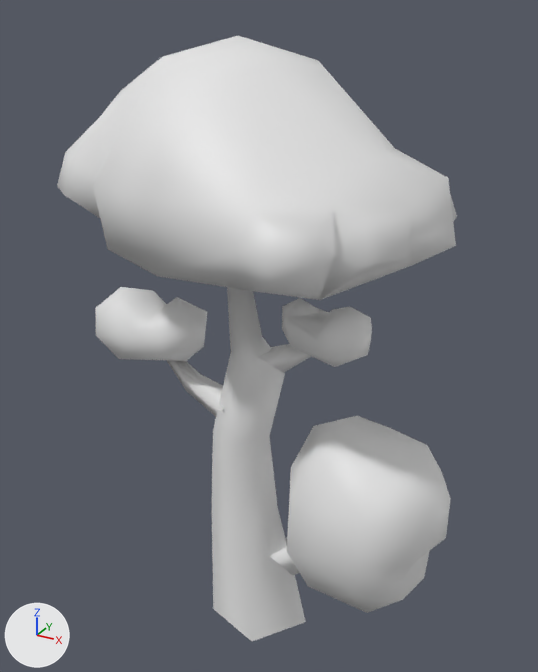
Two versions of the OBJ model Assets/WorkAssets/Terrain/Mesh/v_tree_07.obj, one commit apart.
The view is the same before and after, from a 50 mm camera at (0.792, -1.367, 1.488) aimed at (0.012, 0.052, 0.779). Arrows for +X, +Y and +Z are at lower left; the lights stay in place. Where no turn or scale is listed for an object, it has been applied to the vertices.

The older version as bpy lines, for what is in view:
```python
me_v_tree_07 = bpy.data.meshes.new('v_tree_07')
me_v_tree_07.from_pydata(...)  # 214 vertices, 308 faces; spans x -0.45..0.49, y -0.328..0.328, z -0.001..1.44
me_v_tree_07.polygons.foreach_set('use_smooth', [True] * 308)
ob_v_tree_07 = bpy.data.objects.new('v_tree_07', me_v_tree_07)
ob_v_tree_07.location = (0.0, 0.0, 0.0)
```
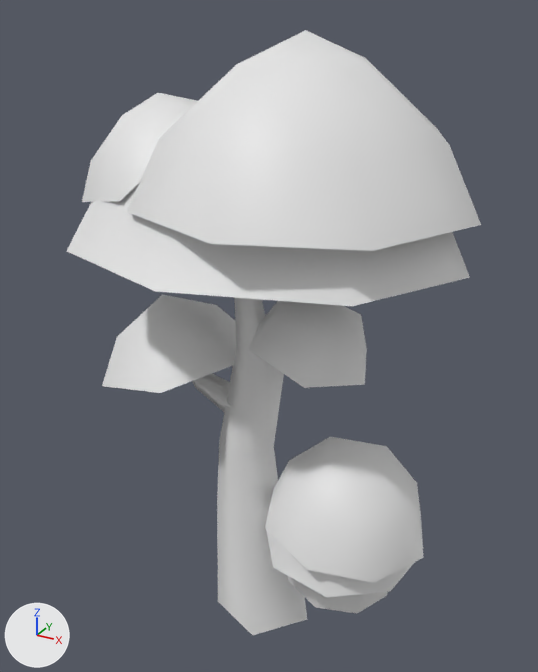
The change, as a list of edits to the scene's bpy script:
```text
Change me_v_tree_07:
    used by ob_v_tree_07; location = (0.0, 0.0, 0.0)
    remove me_v_tree_07.from_pydata(...)  # 214 vertices, 308 faces; spans x -0.45..0.49, y -0.328..0.328, z -0.001..1.44
    add me_v_tree_07.from_pydata(...)  # 172 vertices, 153 faces; spans x -0.466..0.481, y -0.328..0.376, z -0.001..1.45
    me_v_tree_07 part 1: the loose piece of 83 vertices spanning x -0.45..0.444, y -0.328..0.328, z 0.975..1.44 is rebuilt with 16 vertices and now spans x -0.466..0.476, y -0.328..0.355, z 1.008..1.287
    me_v_tree_07 part 2: the loose piece of 43 vertices spanning x 0.098..0.49, y -0.184..0.184, z 0.178..0.632 is rebuilt with 21 vertices and now spans x 0.052..0.447, y -0.199..0.193, z 0.344..0.583
    me_v_tree_07 part 3: the loose piece of 25 vertices spanning x 0.073..0.287, y -0.071..0.071, z 0.771..0.912 is rebuilt with 13 vertices and now spans x 0.002..0.283, y -0.125..0.152, z 0.748..0.914
    me_v_tree_07 part 4: the loose piece of 22 vertices spanning x -0.1..0.149, y -0.123..0.129, z -0.001..1.268 is rebuilt with 24 vertices and now spans x -0.102..0.149, y -0.105..0.146, z -0.001..1.271
    me_v_tree_07 part 5: the loose piece of 7 vertices spanning x -0.335..-0.058, y -0.052..0.047, z 0.537..0.775 is rebuilt with 7 vertices and now spans x -0.256..-0.032, y -0.025..0.073, z 0.529..0.708
    me_v_tree_07 part 6: the loose piece of 4 vertices spanning x 0.02..0.239, y -0.028..0.035, z 0.716..0.853 is rebuilt with 4 vertices and now spans x 0.009..0.208, y -0.008..0.055, z 0.719..0.849
    me_v_tree_07 part 7: the loose piece of 4 vertices spanning x 0.049..0.316, y -0.041..0.048, z 0.132..0.333 is rebuilt with 4 vertices and now spans x 0.047..0.219, y -0.022..0.066, z 0.126..0.361
    me_v_tree_07 part 8: a new loose piece of 21 vertices spanning x -0.269..0.481, y -0.325..0.376, z 1.117..1.45
    me_v_tree_07 part 9: a new loose piece of 17 vertices spanning x -0.432..-0.101, y -0.185..0.222, z 1.08..1.32
    me_v_tree_07 part 10: a new loose piece of 16 vertices spanning x 0.056..0.424, y -0.183..0.185, z 0.296..0.454
    me_v_tree_07 part 11: a new loose piece of 16 vertices spanning x 0.099..0.389, y -0.147..0.144, z 0.191..0.393
    me_v_tree_07 part 12: a new loose piece of 13 vertices spanning x -0.422..-0.043, y -0.149..0.227, z 0.607..0.829
    me_v_tree_07 part 13: the loose piece of 26 vertices spanning x -0.441..-0.136, y -0.09..0.09, z 0.66..0.854 is deleted
```

Boxes (x1, y1, x2, y2) around the edits, measured in the pictures (538 x 672 px):
'v_tree_07', reshaped: before (57, 36, 457, 641); after (67, 30, 481, 635)
part 1 of me_v_tree_07, rebuilt: before (57, 36, 457, 300); after (67, 184, 470, 306)
part 2 of me_v_tree_07, rebuilt (26% shorter): before (287, 416, 451, 613); after (265, 437, 424, 583)
part 3 of me_v_tree_07, rebuilt: before (282, 298, 372, 367); after (249, 301, 367, 388)
part 4 of me_v_tree_07, rebuilt: before (212, 287, 306, 641); after (217, 297, 307, 635)
part 5 of me_v_tree_07, rebuilt: before (167, 360, 224, 416); after (192, 374, 233, 412)
part 6 of me_v_tree_07, rebuilt (not visible afterwards): before (256, 344, 311, 373)
part 7 of me_v_tree_07, rebuilt (not visible afterwards): before (270, 538, 299, 575)
part 8 of me_v_tree_07, added: after (127, 30, 481, 251)
part 9 of me_v_tree_07, added: after (82, 93, 198, 202)
part 10 of me_v_tree_07, added: after (266, 530, 415, 597)
part 11 of me_v_tree_07, added: after (288, 576, 388, 613)
part 12 of me_v_tree_07, added: after (102, 295, 236, 393)
part 13 of me_v_tree_07, deleted: before (95, 287, 207, 361)
